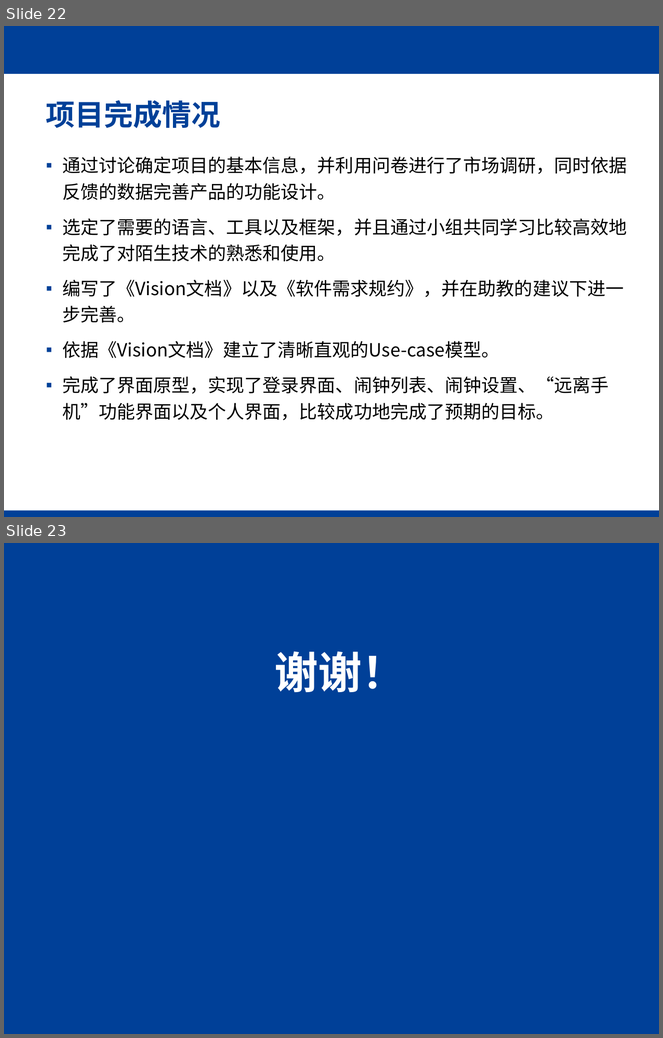
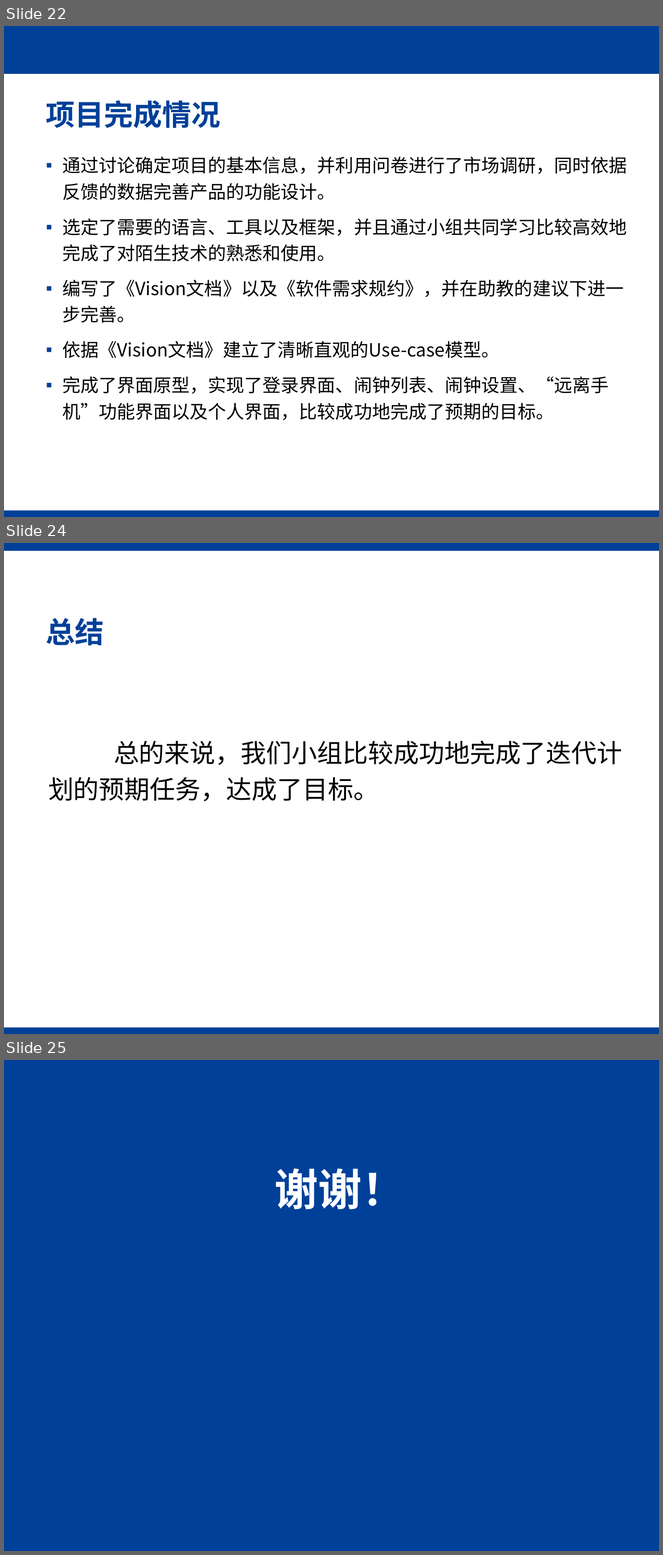
Before and after one commit to Time-Magician/ISSUES, a slide deck: Documents/软件工程第一次迭代答辩.pptx. Shown one above the other, each under a label of ours: slides 22 and 23 before the commit, slides 22, 24 and 25 after it; the slides between them are not shown. The pictures are 663x1038 and 663x1555 pixels, drawn with LibreOffice and Linux fonts; fonts in the diff are those of the drawing; background and template pictures are left out. Boxes give left, top, right and bottom in pixels: in the first picture for what was removed or moved away, otherwise in the second. Text is boxed around its words. In the diff, an @@ line names an element or a change of style, - is before the commit and + after.

```diff
--- a/Documents/软件工程第一次迭代答辩.pptx
+++ b/Documents/软件工程第一次迭代答辩.pptx
@@ slide 24 added at (4, 543, 659, 1034), background #FFFFFF; not listed: 1 template element that a slide beside it also shows @@
@@ rectangle added at (4, 543, 659, 551), fill #004098 @@
@@ title added at (46, 618, 104, 645), 32 pt, text #004098, bold @@
+总结
@@ text added at (48, 741, 623, 801), 28 pt, text #000000 @@
+总的来说，我们小组比较成功地完成了迭代计划的预期任务，达成了目标。
@@ what was slide 23 is now slide 25 @@
```
Also in this commit, not shown: 5 slides changed, 1 other slide added, 1 other file.
